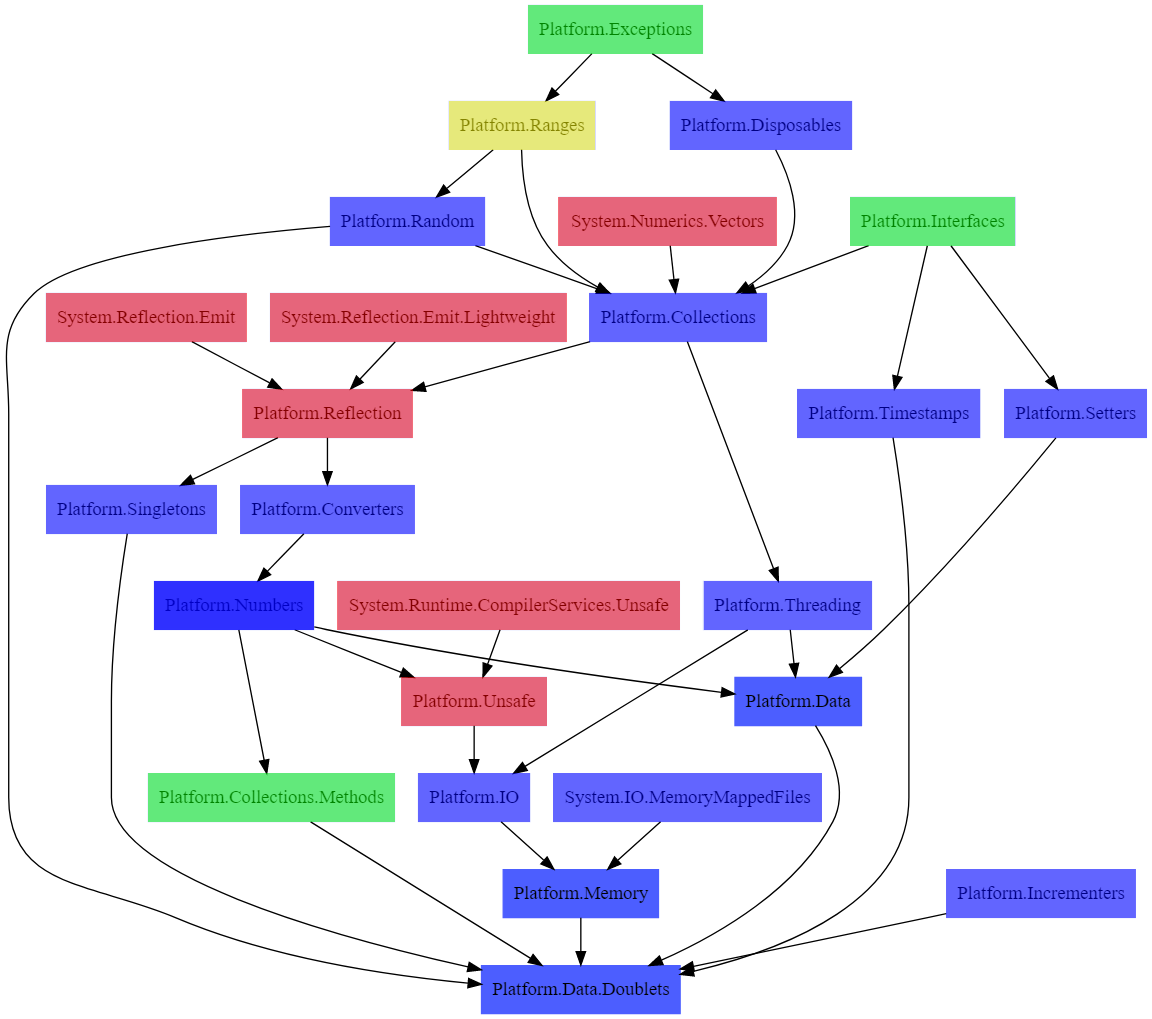
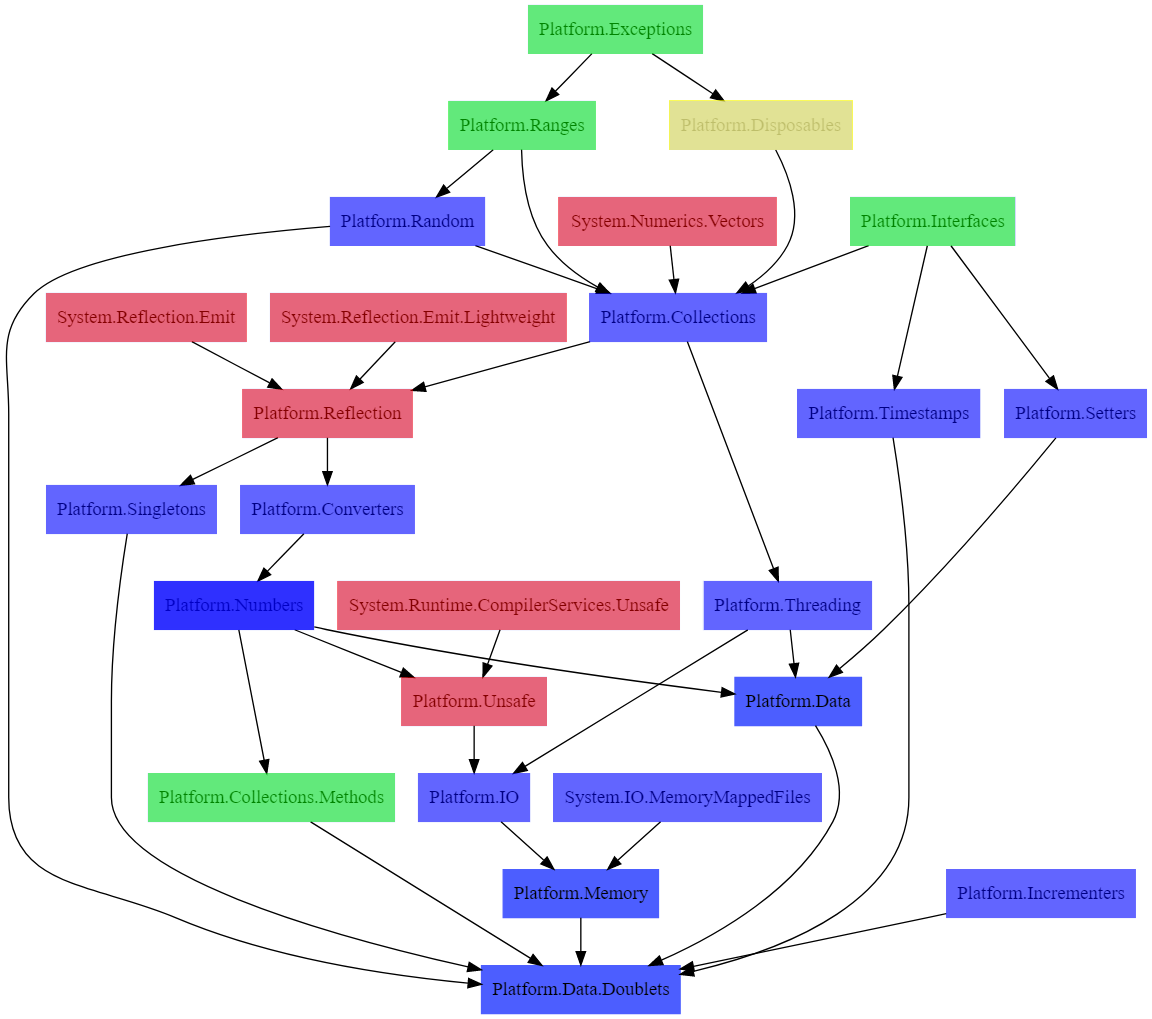
The second 1152x1019 image is a revision of the first. Changes to its layers:
painted on "Layer" over [left=448, top=100, right=853, bottom=150]
